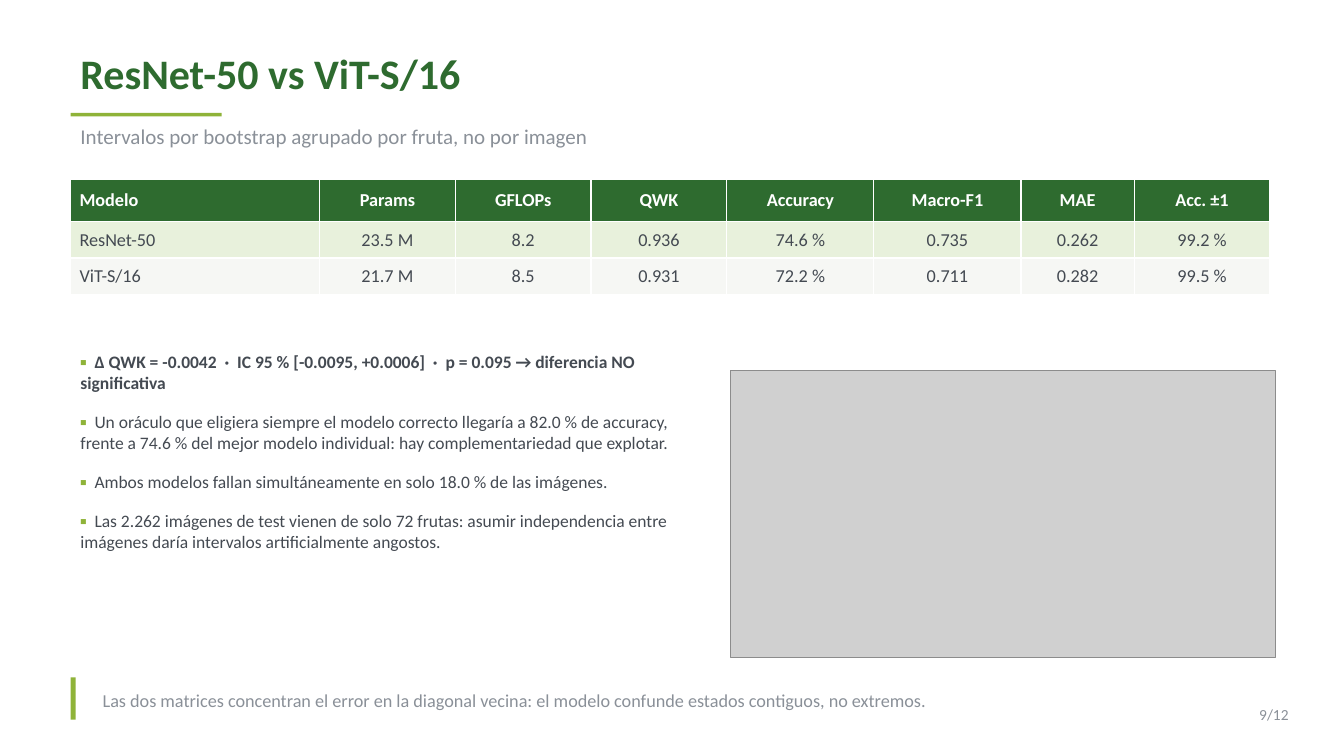
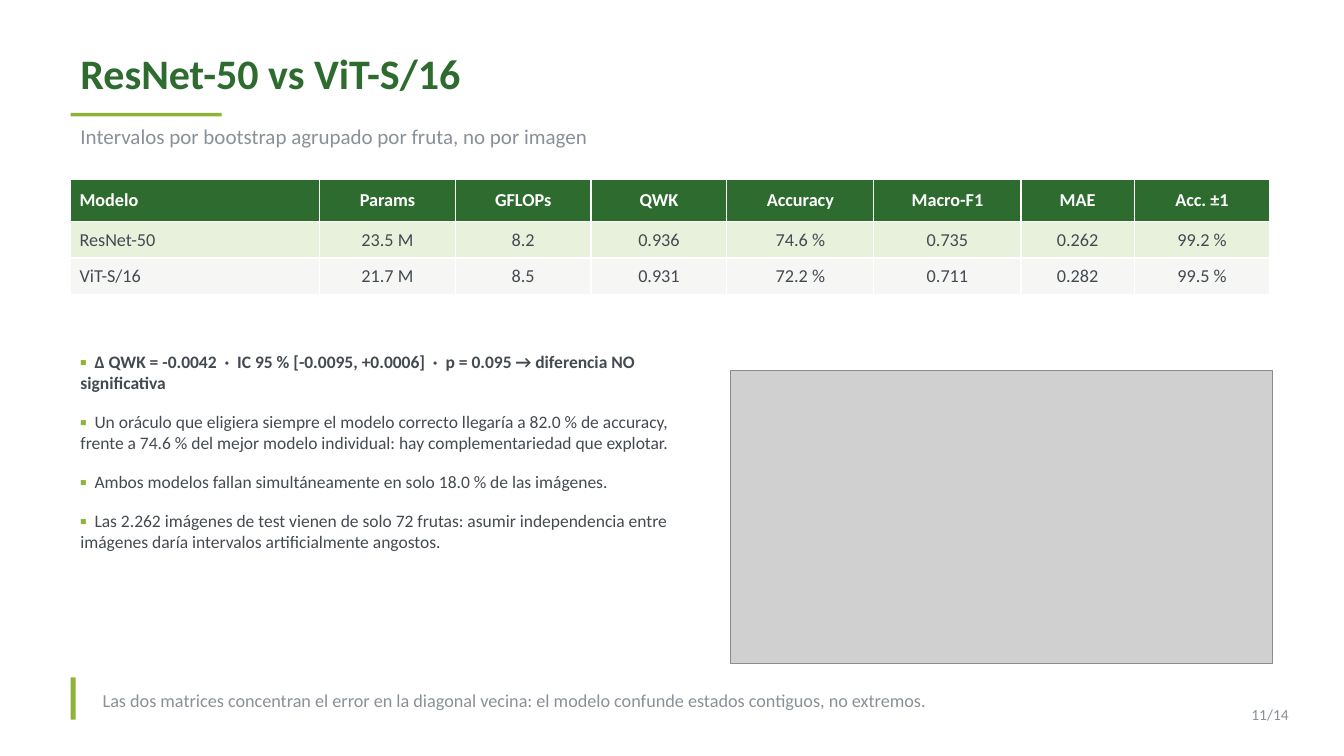
Before and after one commit to cmartinez1524/clasificacion-de-paltas, a slide deck: slide 11 of entregables/avance/presentacion_avance.pptx (slide 9 before the commit). Drawn at 1344x756 pixels with LibreOffice and Linux fonts; fonts in the diff are those of the drawing; grey boxes stand for pictures. Boxes give left, top, right and bottom in pixels: in the first picture for what was removed or moved away, otherwise in the second. Text is boxed around its words. In the diff, an @@ line names an element or a change of style, - is before the commit and + after.

```diff
--- a/entregables/avance/presentacion_avance.pptx
+++ b/entregables/avance/presentacion_avance.pptx
@@ picture: place and size @@
-picture at [731,371,1275,658]
+picture at [731,371,1272,663]
@@ text at [1251,709,1288,721]: text changed @@
-9/12
+11/14
```
Also in this commit, not shown: 10 other slides changed, 2 slides added, 19 other files.
